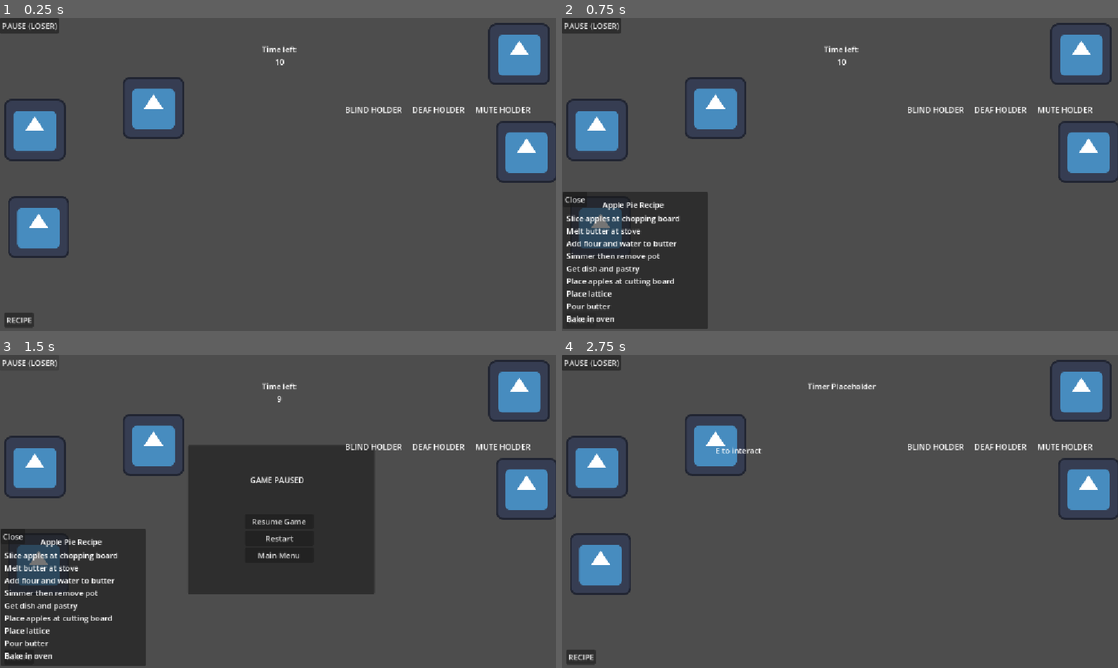
Above: before the commit, frames 1-4 (two rows, left to right).
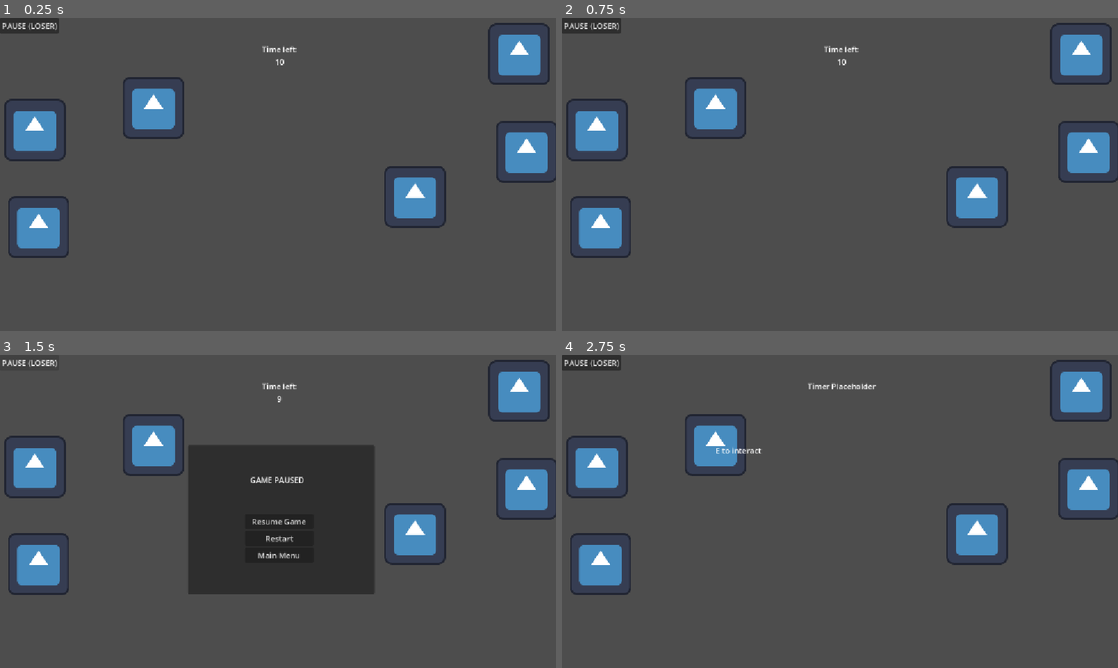
Above: after the commit, the same moments.

Repository: tszyana/SenselessChefs
Game: Godot game, scene res://scenes/kitchen.tscn
Same seed, same stepped clock (60 frames per second), same inputs: the game is played once before the commit and once after it. This scene is started directly instead of the project's main scene. The engine's default icon, where the game draws it, is replaced by a stand-in: a white triangle on a blue panel in a dark square.
Inputs (mouse positions are in pixels of both pictures, inside the frame that each line leads up to):
- Up to frame 1 (0.25 s): no input
- Up to frame 2 (0.75 s): click (578, 321) at 0.5 s, where only the run before the commit has a clickable "RECIPE"
- Up to frame 3 (1.5 s): click "PAUSE (LOSER)" at 1.25 s
- Up to frame 4 (2.75 s): click "Restart" at 2 s

The runs differ from the first frame. In frame 1, 1.8% of the frame differs, in the area x 0-96%, y 28-99%; in frame 2, 12%; in frame 3, 12%, in the area x 0-96%, y 28-100%; in frame 4, 1.8%.

Commit message:
added pickup function for player

Diff:
--- a/scenes/Player/player_blind.tscn
+++ b/scenes/Player/player_blind.tscn
@@ -25,3 +25,9 @@
 shape = SubResource("RectangleShape2D_gsrh2")
 
 [node name="InteractingComponent" parent="." unique_id=605448658 instance=ExtResource("3_sfju2")]
+
+[node name="HandPosition" type="Marker2D" parent="." unique_id=674018565]
+position = Vector2(0, -81)
+
+[connection signal="area_entered" from="VisionArea" to="." method="_on_vision_area_area_entered"]
+[connection signal="area_exited" from="VisionArea" to="." method="_on_vision_area_area_exited"]
--- a/scenes/kitchen.tscn
+++ b/scenes/kitchen.tscn
@@ -11,13 +11,10 @@
 [ext_resource type="PackedScene" uid="uid://c3e32iwluow42" path="res://scenes/Interactables/oven.tscn" id="8_ktc20"]
 [ext_resource type="PackedScene" uid="uid://bpsuiablx8xpi" path="res://scenes/sink.tscn" id="9_bs8bs"]
 [ext_resource type="PackedScene" uid="uid://grn3wb4xmjdy" path="res://scenes/fridge.tscn" id="10_88wuv"]
-
-[sub_resource type="GDScript" id="GDScript_v3ycp"]
-script/source = "extends Timer
-
-@onready var game_timer = $GameTimer
-@onready var time_label = $CanvasLayer/TimeLabel
-
+[ext_resource type="PackedScene" uid="uid://eeslpywkmiwd" path="res://scenes/pickable.tscn" id="12_k1jr4"]
+
+[sub_resource type="GDScript" id="GDScript_bems3"]
+script/source = "extends Label
 
 # Called when the node enters the scene tree for the first time.
 func _ready() -> void:
@@ -27,10 +24,16 @@
 # Called every frame. 'delta' is the elapsed time since the previous frame.
 func _process(delta: float) -> void:
 	pass
-"
-
-[sub_resource type="GDScript" id="GDScript_bems3"]
-script/source = "extends Label
+
+
+"
+
+[sub_resource type="GDScript" id="GDScript_v3ycp"]
+script/source = "extends Timer
+
+@onready var game_timer = $GameTimer
+@onready var time_label = $CanvasLayer/TimeLabel
+
 
 # Called when the node enters the scene tree for the first time.
 func _ready() -> void:
@@ -40,18 +43,23 @@
 # Called every frame. 'delta' is the elapsed time since the previous frame.
 func _process(delta: float) -> void:
 	pass
-
-
 "
 
 [node name="Kitchen" type="Node2D" unique_id=1947100178]
 script = ExtResource("1_g3o0j")
 
-[node name="Timer" type="Timer" parent="." unique_id=1406045070]
-wait_time = 11.0
-one_shot = true
-autostart = true
-script = SubResource("GDScript_v3ycp")
+[node name="Players" type="Node2D" parent="." unique_id=1408460873]
+
+[node name="MutePlayer" parent="Players" unique_id=102776357 instance=ExtResource("1_01sk3")]
+visible = false
+position = Vector2(811, 193)
+
+[node name="DeafPlayer" parent="Players" unique_id=1982512972 instance=ExtResource("2_jtesv")]
+visible = false
+position = Vector2(363, 436)
+
+[node name="BlindPlayer" parent="Players" unique_id=1426497895 instance=ExtResource("3_c621a")]
+position = Vector2(318, 186)
 
 [node name="Control" type="Control" parent="." unique_id=751850616]
 layout_mode = 3
@@ -70,59 +78,43 @@
 horizontal_alignment = 1
 script = SubResource("GDScript_bems3")
 
-[node name="RecipeButton" type="Button" parent="Control" unique_id=1458892778]
-layout_mode = 0
-offset_left = 9.0
-offset_top = 610.0
-offset_right = 70.0
-offset_bottom = 641.0
-text = "RECIPE"
-
-[node name="RecipePanel" type="Panel" parent="Control" unique_id=203503883]
-visible = false
-z_index = 4
-layout_mode = 0
-offset_left = 2.0
-offset_top = 360.0
-offset_right = 302.0
-offset_bottom = 644.0
-
-[node name="Label" type="Label" parent="Control/RecipePanel" unique_id=1566007632]
-layout_mode = 0
-offset_left = 82.0
-offset_top = 15.0
-offset_right = 210.0
-offset_bottom = 38.0
-text = "Apple Pie Recipe"
-
-[node name="IngredientList" type="VBoxContainer" parent="Control/RecipePanel" unique_id=90269945]
-layout_mode = 0
-offset_left = 7.0
-offset_top = 43.0
-offset_right = 291.0
-offset_bottom = 215.0
-
-[node name="Label" type="Label" parent="Control/RecipePanel/IngredientList" unique_id=1684958274]
-layout_mode = 2
-text = "Slice apples at chopping board
-Melt butter at stove
-Add flour and water to butter
-Simmer then remove pot
-Get dish and pastry
-Place apples at cutting board
-Place lattice
-Pour butter
-Bake in oven"
-
-[node name="CloseButton" type="Button" parent="Control/RecipePanel" unique_id=412891538]
-layout_mode = 0
-offset_right = 8.0
-offset_bottom = 8.0
-text = "Close"
+[node name="TimerPopup" type="Panel" parent="Control" unique_id=638643782]
+visible = false
+layout_mode = 1
+anchors_preset = -1
+anchor_right = 3.9250002
+anchor_bottom = 1.899
+offset_left = 408.0
+offset_top = 117.0
+offset_right = 596.0
+offset_bottom = 302.04
+
+[node name="Label" type="Label" parent="Control/TimerPopup" unique_id=1562481649]
+layout_mode = 0
+offset_left = 130.0
+offset_top = 56.0
+offset_right = 197.0
+offset_bottom = 79.0
+text = "Time up!"
+
+[node name="VBoxContainer" type="VBoxContainer" parent="Control/TimerPopup" unique_id=1247174414]
+layout_mode = 0
+offset_left = 101.0
+offset_top = 107.0
+offset_right = 234.0
+offset_bottom = 209.0
+
+[node name="RestartButton" type="Button" parent="Control/TimerPopup/VBoxContainer" unique_id=406307531]
+layout_mode = 2
+text = "Restart"
+
+[node name="MainMenuButton" type="Button" parent="Control/TimerPopup/VBoxContainer" unique_id=1429031911]
+layout_mode = 2
+text = "Main Menu"
 
 [node name="PauseButton" type="Button" parent="Control" unique_id=1093837354]
 layout_mode = 0
-offset_right = 122.0
+offset_right = 90.0
 offset_bottom = 32.0
 text = "PAUSE (LOSER)
 "
@@ -170,138 +162,41 @@
 layout_mode = 2
 text = "Main Menu"
 
-[node name="TimerPopup" type="Panel" parent="Control" unique_id=638643782]
-visible = false
-layout_mode = 1
-anchors_preset = -1
-anchor_right = 3.9250002
-anchor_bottom = 1.899
-offset_left = 408.0
-offset_top = 117.0
-offset_right = 596.0
-offset_bottom = 302.04
-
-[node name="Label" type="Label" parent="Control/TimerPopup" unique_id=1562481649]
-layout_mode = 0
-offset_left = 130.0
-offset_top = 56.0
-offset_right = 197.0
-offset_bottom = 79.0
-text = "Time up!"
-
-[node name="VBoxContainer" type="VBoxContainer" parent="Control/TimerPopup" unique_id=1247174414]
-layout_mode = 0
-offset_left = 101.0
-offset_top = 107.0
-offset_right = 234.0
-offset_bottom = 209.0
-
-[node name="RestartButton" type="Button" parent="Control/TimerPopup/VBoxContainer" unique_id=406307531]
-layout_mode = 2
-text = "Restart"
-
-[node name="MainMenuButton" type="Button" parent="Control/TimerPopup/VBoxContainer" unique_id=1429031911]
-layout_mode = 2
-text = "Main Menu"
-
-[node name="PlayerNamesLogos" type="VBoxContainer" parent="Control" unique_id=1430156500]
-z_index = 6
-layout_mode = 0
-offset_left = 666.0
-offset_top = 1.0
-offset_right = 1148.0
-offset_bottom = 201.0
-alignment = 2
-
-[node name="LogoContainer" type="HBoxContainer" parent="Control/PlayerNamesLogos" unique_id=528701998]
-layout_mode = 2
-theme_override_constants/separation = 22
-
-[node name="BlindLogoPanel" type="Panel" parent="Control/PlayerNamesLogos/LogoContainer" unique_id=1962499790]
-layout_mode = 2
-
-[node name="BlindTextureRect" type="TextureRect" parent="Control/PlayerNamesLogos/LogoContainer/BlindLogoPanel" unique_id=1970121988]
-layout_mode = 0
-offset_left = 58.0
-offset_top = -96.0
-offset_right = 143.0
-offset_bottom = -4.0
-
-[node name="DeafLogoPanel" type="Panel" parent="Control/PlayerNamesLogos/LogoContainer" unique_id=1028726043]
-layout_mode = 2
-
-[node name="DeafTextureRect" type="TextureRect" parent="Control/PlayerNamesLogos/LogoContainer/DeafLogoPanel" unique_id=1227447421]
-layout_mode = 0
-offset_left = 164.0
-offset_top = -94.0
-offset_right = 275.0
-offset_bottom = -2.0
-
-[node name="MuteLogoPanel" type="Panel" parent="Control/PlayerNamesLogos/LogoContainer" unique_id=1590997914]
-layout_mode = 2
-
-[node name="MuteTextureRect" type="TextureRect" parent="Control/PlayerNamesLogos/LogoContainer/MuteLogoPanel" unique_id=1207524541]
-layout_mode = 0
-offset_left = 289.0
-offset_top = -74.0
-offset_right = 361.0
-offset_bottom = -1.0
-
-[node name="LabelContainer" type="HBoxContainer" parent="Control/PlayerNamesLogos" unique_id=73646218]
-layout_mode = 2
-theme_override_constants/separation = 22
-alignment = 1
-
-[node name="BlindLabel" type="Label" parent="Control/PlayerNamesLogos/LabelContainer" unique_id=930129085]
-layout_mode = 2
-text = "BLIND HOLDER"
-
-[node name="DeafLabel" type="Label" parent="Control/PlayerNamesLogos/LabelContainer" unique_id=351366206]
-layout_mode = 2
-text = "DEAF HOLDER"
-
-[node name="MuteLabel" type="Label" parent="Control/PlayerNamesLogos/LabelContainer" unique_id=682323665]
-layout_mode = 2
-text = "MUTE HOLDER"
-
-[node name="Players" type="Node2D" parent="." unique_id=1408460873]
-
-[node name="MutePlayer" parent="Players" unique_id=102776357 instance=ExtResource("1_01sk3")]
-visible = false
-position = Vector2(811, 193)
-
-[node name="DeafPlayer" parent="Players" unique_id=1982512972 instance=ExtResource("2_jtesv")]
-visible = false
-position = Vector2(363, 436)
-
-[node name="BlindPlayer" parent="Players" unique_id=1426497895 instance=ExtResource("3_c621a")]
-position = Vector2(318, 186)
-
-[node name="Counter" parent="." unique_id=785632966 instance=ExtResource("5_vpxcu")]
-position = Vector2(16, -15)
-
-[node name="Stove" parent="." unique_id=1013248238 instance=ExtResource("6_k1jr4")]
+[node name="Timer" type="Timer" parent="." unique_id=1406045070]
+wait_time = 11.0
+one_shot = true
+autostart = true
+script = SubResource("GDScript_v3ycp")
+
+[node name="Island" type="Node2D" parent="." unique_id=344153715]
+
+[node name="Counter" parent="Island" unique_id=785632966 instance=ExtResource("5_vpxcu")]
+
+[node name="Sink" parent="." unique_id=828168198 instance=ExtResource("9_bs8bs")]
+
+[node name="Fridge" parent="." unique_id=54958283 instance=ExtResource("10_88wuv")]
+
+[node name="Interactables" type="Node2D" parent="." unique_id=1134897768]
+
+[node name="Stove" parent="Interactables" unique_id=1013248238 instance=ExtResource("6_k1jr4")]
 position = Vector2(80, 433)
 
-[node name="ChoppingBoard" parent="." unique_id=1312146754 instance=ExtResource("7_umms5")]
+[node name="ChoppingBoard" parent="Interactables" unique_id=1312146754 instance=ExtResource("7_umms5")]
 position = Vector2(1091, 277)
 
-[node name="Oven" parent="." unique_id=936247304 instance=ExtResource("8_ktc20")]
+[node name="Oven" parent="Interactables" unique_id=936247304 instance=ExtResource("8_ktc20")]
 position = Vector2(72, 232)
 
-[node name="Sink" parent="." unique_id=828168198 instance=ExtResource("9_bs8bs")]
-
-[node name="Fridge" parent="." unique_id=54958283 instance=ExtResource("10_88wuv")]
-
-[node name="TrashCan" parent="." unique_id=1430967741 instance=ExtResource("5_v3ycp")]
+[node name="TrashCan" parent="Interactables" unique_id=1430967741 instance=ExtResource("5_v3ycp")]
 position = Vector2(1076, 75)
 
-[connection signal="timeout" from="Timer" to="." method="_on_timer_timeout"]
-[connection signal="pressed" from="Control/RecipeButton" to="." method="_on_recipe_button_pressed"]
-[connection signal="pressed" from="Control/RecipePanel/CloseButton" to="." method="_on_close_button_pressed"]
+[node name="Pickable" parent="." unique_id=1020376432 instance=ExtResource("12_k1jr4")]
+position = Vector2(860, 370)
+
+[connection signal="pressed" from="Control/TimerPopup/VBoxContainer/RestartButton" to="." method="_on_restart_button_pressed"]
+[connection signal="pressed" from="Control/TimerPopup/VBoxContainer/MainMenuButton" to="." method="_on_main_menu_button_pressed"]
 [connection signal="pressed" from="Control/PauseButton" to="." method="_on_pause_button_pressed"]
 [connection signal="pressed" from="Control/PausePanel/VBoxContainer/ResumeButton" to="." method="_on_resume_button_pressed"]
 [connection signal="pressed" from="Control/PausePanel/VBoxContainer/RestartButton2" to="." method="_on_restart_button_pressed"]
 [connection signal="pressed" from="Control/PausePanel/VBoxContainer/MainMenuButton2" to="." method="_on_main_menu_button_pressed"]
-[connection signal="pressed" from="Control/TimerPopup/VBoxContainer/RestartButton" to="." method="_on_restart_button_pressed"]
-[connection signal="pressed" from="Control/TimerPopup/VBoxContainer/MainMenuButton" to="." method="_on_main_menu_button_pressed"]
+[connection signal="timeout" from="Timer" to="." method="_on_timer_timeout"]
--- /dev/null
+++ b/scenes/pickable.tscn
@@ -0,0 +1,16 @@
+[gd_scene format=3 uid="uid://eeslpywkmiwd"]
+
+[ext_resource type="Script" uid="uid://kf08dj82ua66" path="res://scripts/pickable.gd" id="1_tr2q0"]
+[ext_resource type="Texture2D" uid="uid://cq05kg8a0kkrb" path="res://icon.svg" id="2_ue70n"]
+
+[sub_resource type="CircleShape2D" id="CircleShape2D_sqblf"]
+
+[node name="Pickable" type="Area2D" unique_id=253672139]
+script = ExtResource("1_tr2q0")
+
+[node name="Sprite2D" type="Sprite2D" parent="." unique_id=356093545]
+texture = ExtResource("2_ue70n")
+
+[node name="CollisionShape2D" type="CollisionShape2D" parent="." unique_id=1044167228]
+scale = Vector2(17.495508, 15.531639)
+shape = SubResource("CircleShape2D_sqblf")
--- /dev/null
+++ b/scripts/pickable.gd
@@ -0,0 +1,2 @@
+extends Area2D
+class_name Pickable
--- a/scripts/player_blind.gd
+++ b/scripts/player_blind.gd
@@ -1,21 +1,22 @@
 # blind player
 extends PlayerMovement
+
+@onready var hand_position: Marker2D = $HandPosition
 
 enum State { MOVE, HOLD, CHOP, STIR}
 var state = State.MOVE
 
 func _physics_process(delta: float) -> void:
-	if state == State.MOVE:
-		process_movement()
-	else:
-		velocity = Vector2.ZERO
-		update_action_sprite()
-
+	process_movement()
+	update_action_sprite()
+	pickup_object()
 	move_and_slide()
 	update_vision()
 
 func update_action_sprite() -> void:
 	match state:
+		State.MOVE:
+			pass
 		State.HOLD:
 			pass
 		State.CHOP:
@@ -24,4 +25,22 @@
 			pass
 
 func update_vision() -> void:
-	pass
+	pass # for the blind thing
+
+func pickup_object() -> void:
+	if is_in_range:
+		if Input.is_action_just_pressed("interact"):
+			target_object.reparent(hand_position)
+			target_object.position = hand_position.position
+
+
+func _on_vision_area_area_entered(area: Area2D) -> void:
+	if area is Pickable:
+		is_in_range = true
+		target_object = area
+
+
+func _on_vision_area_area_exited(area: Area2D) -> void:
+	if area is Pickable:
+		is_in_range = false
+		target_object = null
--- a/scripts/player_movement.gd
+++ b/scripts/player_movement.gd
@@ -4,6 +4,8 @@
 
 const SPEED = 500.0
 var can_move := true
+var is_in_range: bool = false
+var target_object: Node2D
 
 # processes arrow keys for movement
 func process_movement() -> void:
Not shown: 1 places in scenes/kitchen.tscn that only renumber resources
Not shown, added: scripts/pickable.gd.uid
